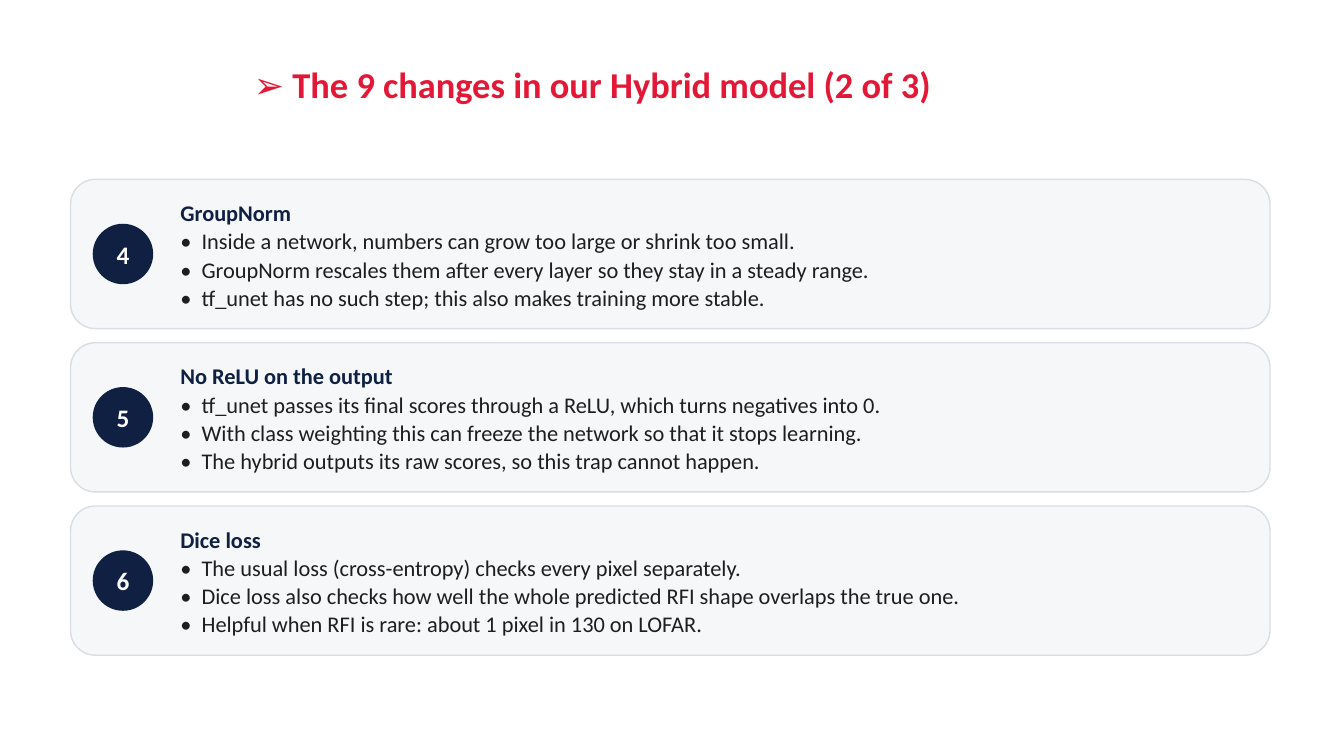
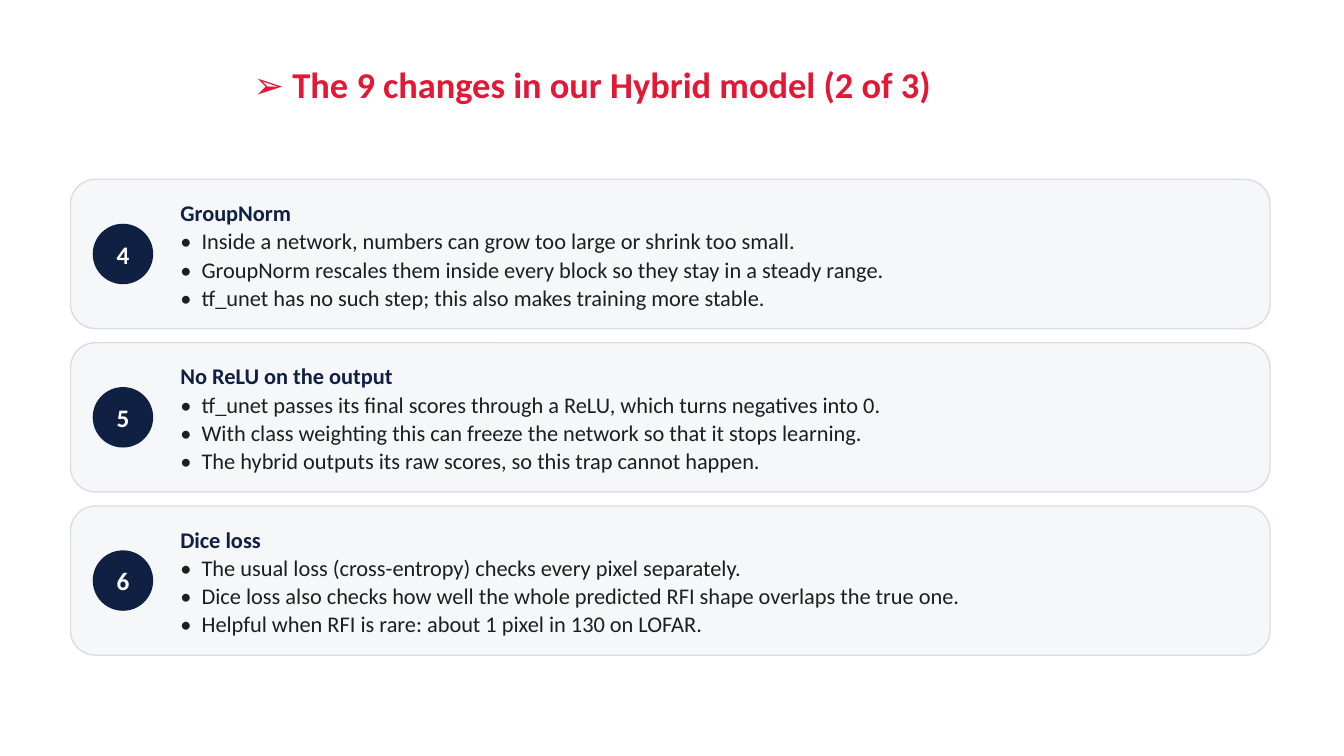
Before and after one commit to RonakSinghRaina/MP, a slide deck: slide 6 of Weekly_Report_Hybrid_DiL_Lab.pptx. Drawn at 1344x756 pixels with LibreOffice and Linux fonts; fonts in the diff are those of the drawing; background and template pictures are left out. Boxes give left, top, right and bottom in pixels: in the first picture for what was removed or moved away, otherwise in the second. Text is boxed around its words. In the diff, an @@ line names an element or a change of style, - is before the commit and + after.

```diff
--- a/Weekly_Report_Hybrid_DiL_Lab.pptx
+++ b/Weekly_Report_Hybrid_DiL_Lab.pptx
@@ text at (x1=202, y1=262, x2=883, y2=282): text changed @@
-• GroupNorm rescales them after every layer so they stay in a steady range.
+• GroupNorm rescales them inside every block so they stay in a steady range.
```
Also in this commit, not shown: 8 other slides changed, 3 other files.
